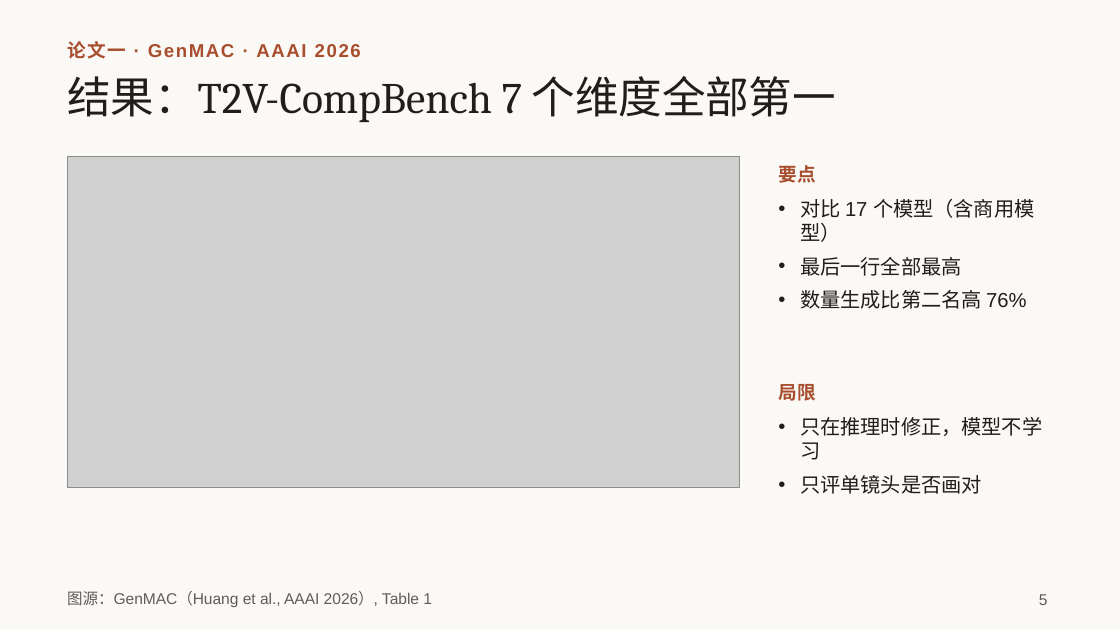
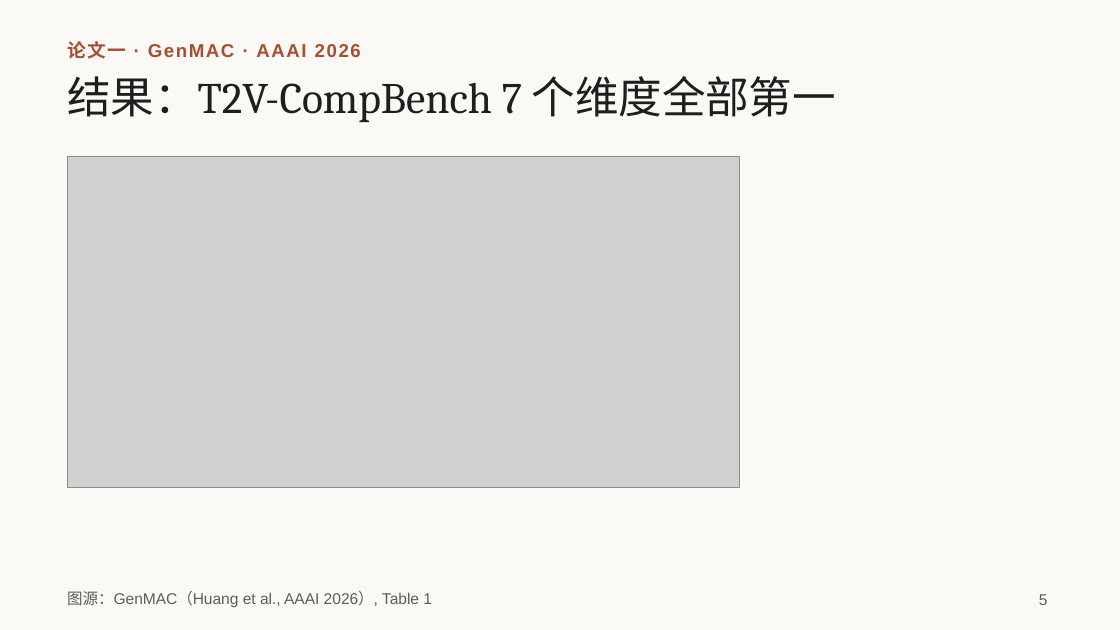
Before and after one commit to irving-2222/ICML, a slide deck: slide 5 of talk/研究分享_从多智能体协作到自进化.pptx. Drawn at 1120x630 pixels with LibreOffice and Linux fonts; fonts in the diff are those of the drawing; grey boxes stand for pictures. Boxes give left, top, right and bottom in pixels: in the first picture for what was removed or moved away, otherwise in the second. Text is boxed around its words. In the diff, an @@ line names an element or a change of style, - is before the commit and + after.

```diff
--- a/talk/研究分享_从多智能体协作到自进化.pptx
+++ b/talk/研究分享_从多智能体协作到自进化.pptx
@@ text removed at (x1=778, y1=165, x2=815, y2=183) @@
-要点
@@ text removed at (x1=800, y1=199, x2=1034, y2=309) @@
-• 对比 17 个模型（含商用模型）
-• 最后一行全部最高
-• 数量生成比第二名高 76%
@@ text removed at (x1=778, y1=384, x2=815, y2=401) @@
-局限
@@ text removed at (x1=800, y1=417, x2=1042, y2=494) @@
-• 只在推理时修正，模型不学习
-• 只评单镜头是否画对
```
Also in this commit, not shown: 5 other slides changed, 3 slides added, 4 slides removed, 1 other file.
